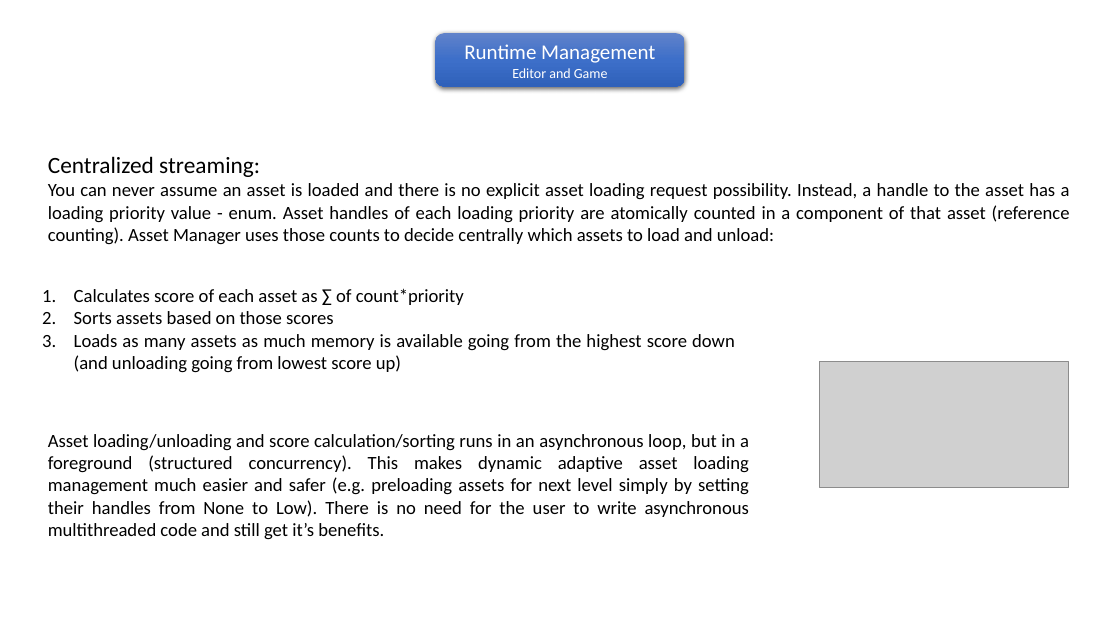
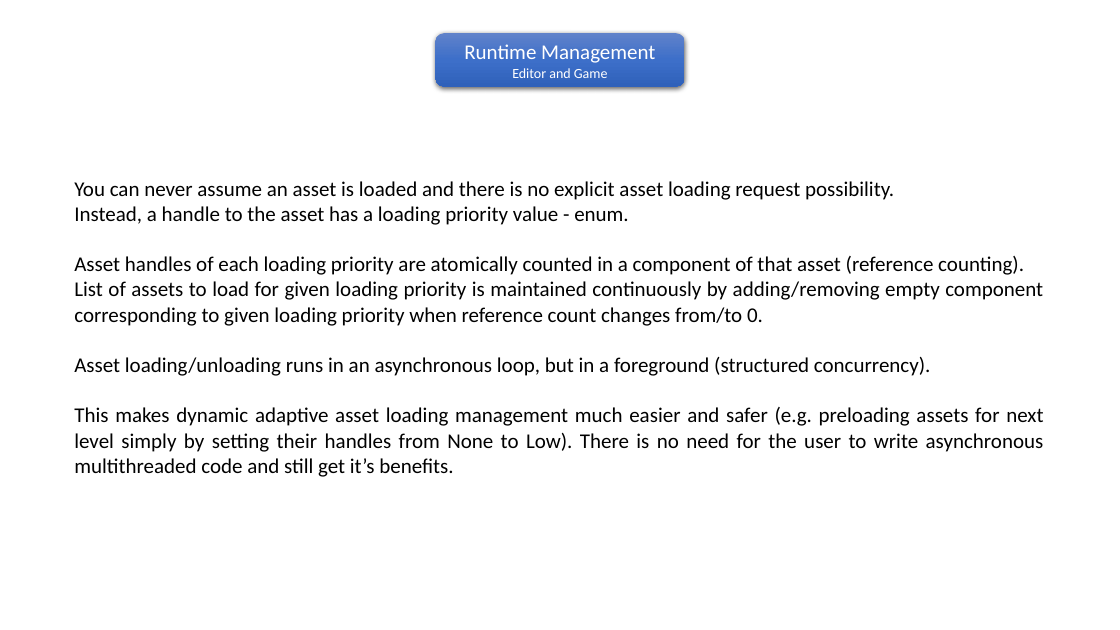
Before and after one commit to pawel-kaleta/FoolsEngine, a slide deck: slide 7 of Documentation/Asset Pipeline.pptx. Drawn at 1120x630 pixels with LibreOffice and Linux fonts; fonts in the diff are those of the drawing; grey boxes stand for pictures. Boxes give left, top, right and bottom in pixels: in the first picture for what was removed or moved away, otherwise in the second. Text is boxed around its words. In the diff, an @@ line names an element or a change of style, - is before the commit and + after.

Commit message:
AssetHandle UI widget drawing part 2

```diff
--- a/Documentation/Asset Pipeline.pptx
+++ b/Documentation/Asset Pipeline.pptx
@@ text at (x1=74, y1=181, x2=1044, y2=477): text changed; size 16 to 18 pt @@
-Centralized streaming:
-You can never assume an asset is loaded and there is no explicit asset loading request possibility. Instead, a handle to the asset has a loading priority value - enum. Asset handles of each loading priority are atomically counted in a component of that asset (reference counting). Asset Manager uses those counts to decide centrally which assets to load and unload:
+You can never assume an asset is loaded and there is no explicit asset loading request possibility.
+Instead, a handle to the asset has a loading priority value - enum.
+Asset handles of each loading priority are atomically counted in a component of that asset (reference counting).
+List of assets to load for given loading priority is maintained continuously by adding/removing empty component corresponding to given loading priority when reference count changes from/to 0.
+Asset loading/unloading runs in an asynchronous loop, but in a foreground (structured concurrency).
+This makes dynamic adaptive asset loading management much easier and safer (e.g. preloading assets for next level simply by setting their handles from None to Low). There is no need for the user to write asynchronous multithreaded code and still get it’s benefits.
@@ text removed at (x1=74, y1=288, x2=735, y2=373) @@
-1. Calculates score of each asset as ∑ of count*priority
-2. Sorts assets based on those scores
-3. Loads as many assets as much memory is available going from the highest score down (and unloading going from lowest score up)
@@ picture removed at (x1=820, y1=361, x2=1069, y2=488) @@
@@ text removed at (x1=48, y1=434, x2=749, y2=540) @@
-Asset loading/unloading and score calculation/sorting runs in an asynchronous loop, but in a foreground (structured concurrency). This makes dynamic adaptive asset loading management much easier and safer (e.g. preloading assets for next level simply by setting their handles from None to Low). There is no need for the user to write asynchronous multithreaded code and still get it’s benefits.
```
Also in this commit, not shown: 2 other slides changed, 18 other files.
